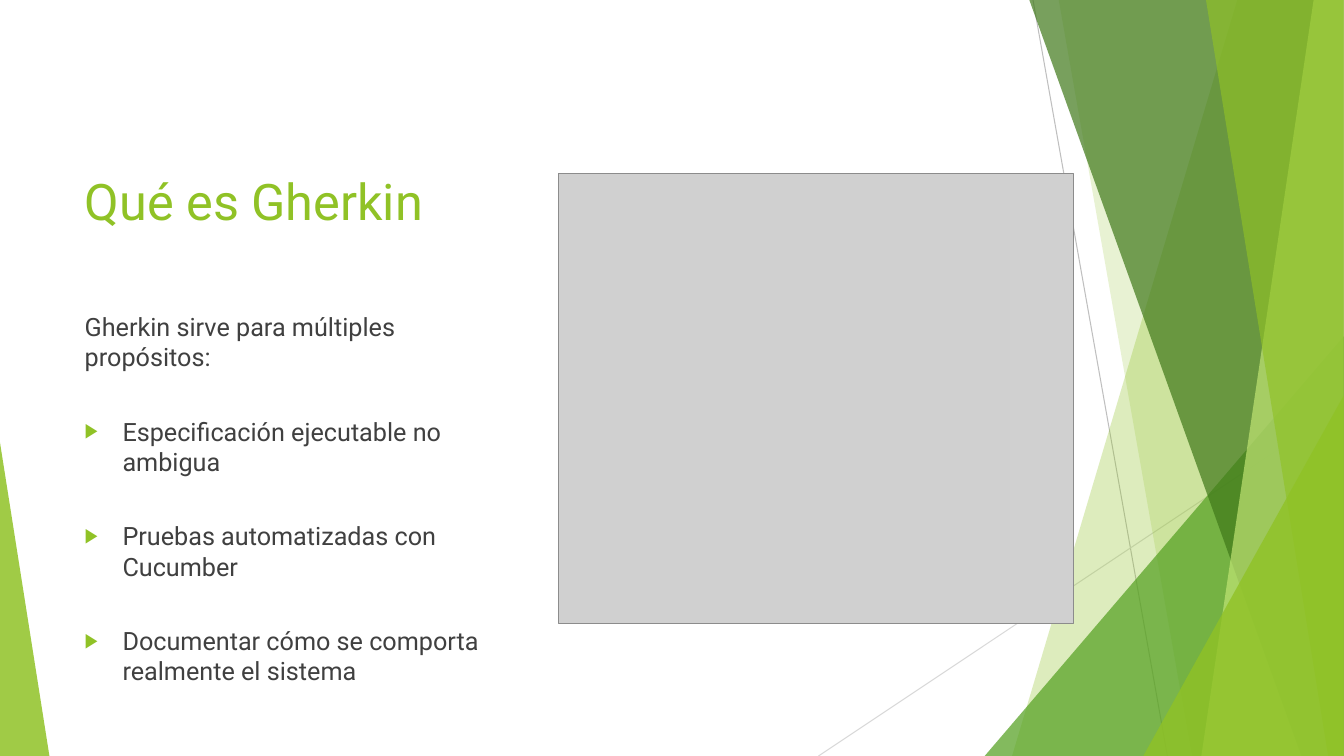
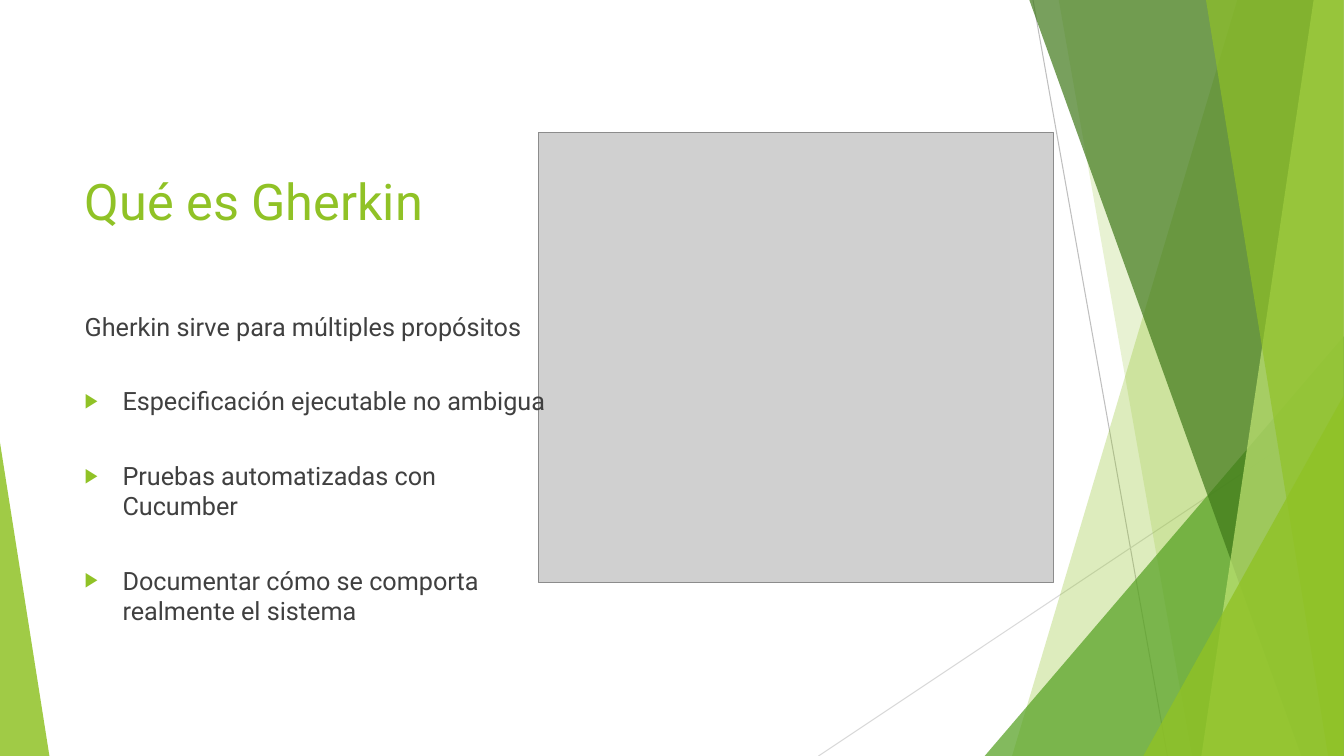
Before and after one commit to The-Fellowship-of-Code/bdd-with-cucumber, a slide deck: slide 6 of slides.pptx. Drawn at 1344x756 pixels with LibreOffice and Linux fonts; fonts in the diff are those of the drawing; grey boxes stand for pictures. Boxes give left, top, right and bottom in pixels: in the first picture for what was removed or moved away, otherwise in the second. Text is boxed around its words. In the diff, an @@ line names an element or a change of style, - is before the commit and + after.

```diff
--- a/slides.pptx
+++ b/slides.pptx
@@ picture moved from (x1=559, y1=173, x2=1074, y2=623) to (x1=538, y1=133, x2=1054, y2=583) @@
@@ text at (x1=85, y1=317, x2=521, y2=341): text changed @@
-Gherkin sirve para múltiples propósitos:
+Gherkin sirve para múltiples propósitos
```
Also in this commit, not shown: 9 other slides changed, 2 slides added, 2 slides removed.
